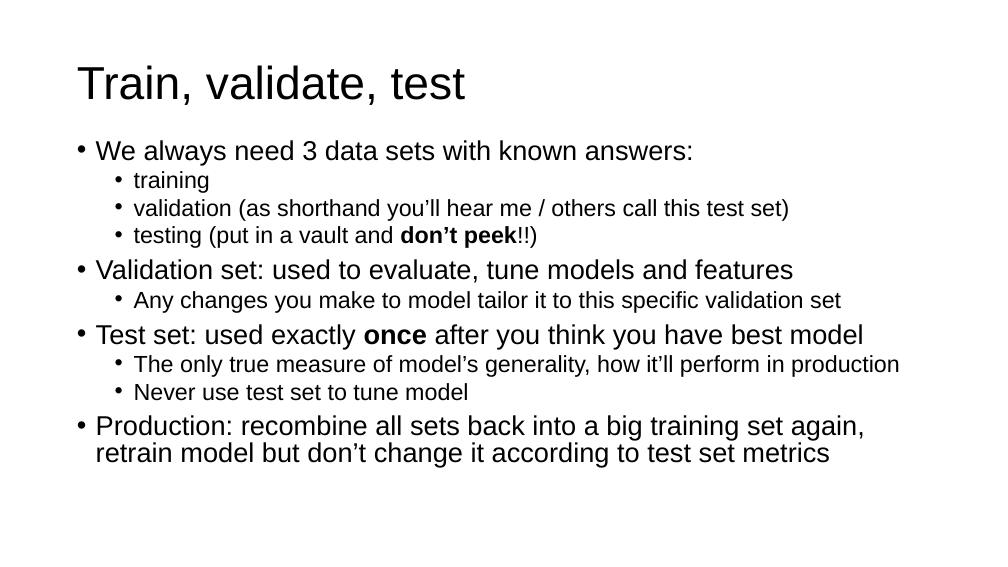
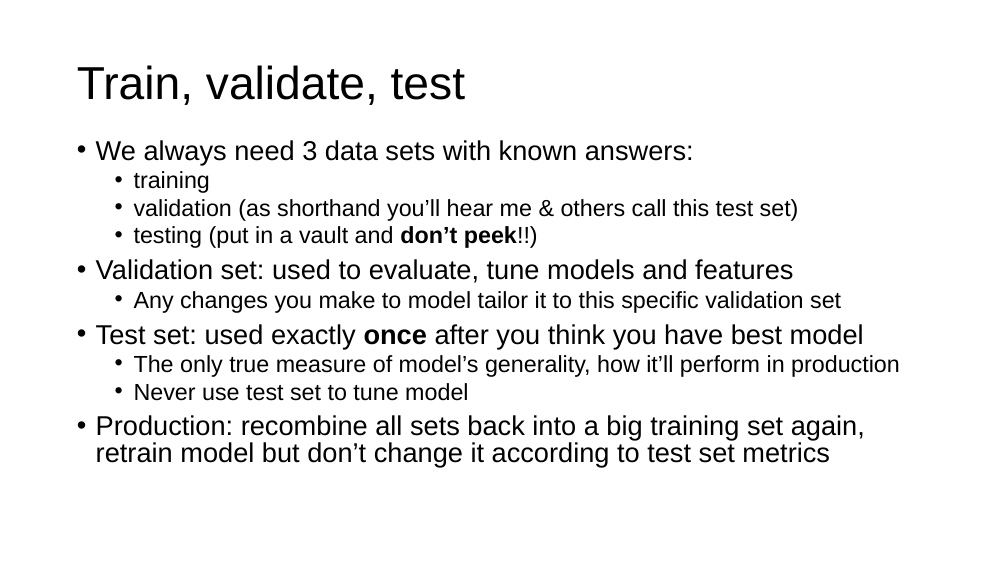
Before and after one commit to parrt/fundamentals-of-deep-learning, a slide deck: slide 8 of lectures/intro.pptx (slide 7 before the commit). Drawn at 1008x567 pixels with LibreOffice and Linux fonts; fonts in the diff are those of the drawing; background and template pictures are left out. Boxes give left, top, right and bottom in pixels: in the first picture for what was removed or moved away, otherwise in the second. Text is boxed around its words. In the diff, an @@ line names an element or a change of style, - is before the commit and + after.

```diff
--- a/lectures/intro.pptx
+++ b/lectures/intro.pptx
@@ text at (134, 199, 799, 221): text changed @@
-  • validation (as shorthand you’ll hear me / others call this test set)
+  • validation (as shorthand you’ll hear me & others call this test set)
```
Also in this commit, not shown: 12 other slides changed, 7 slides added, 4 slides removed, 8 other files.
